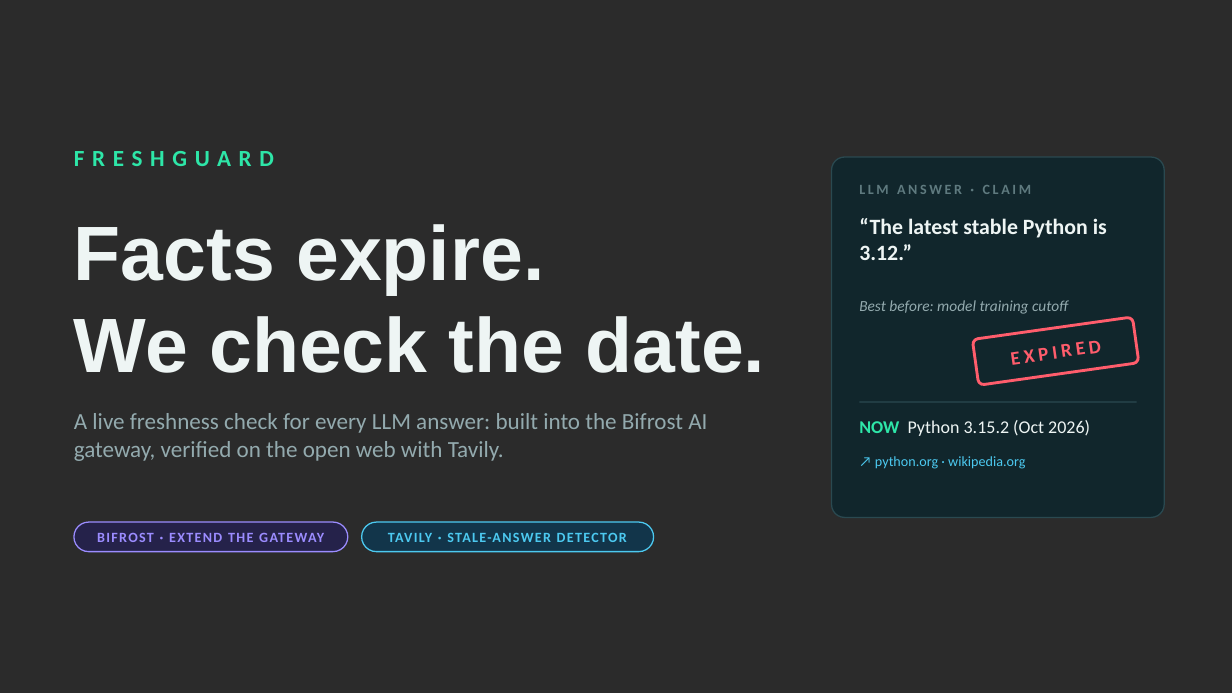
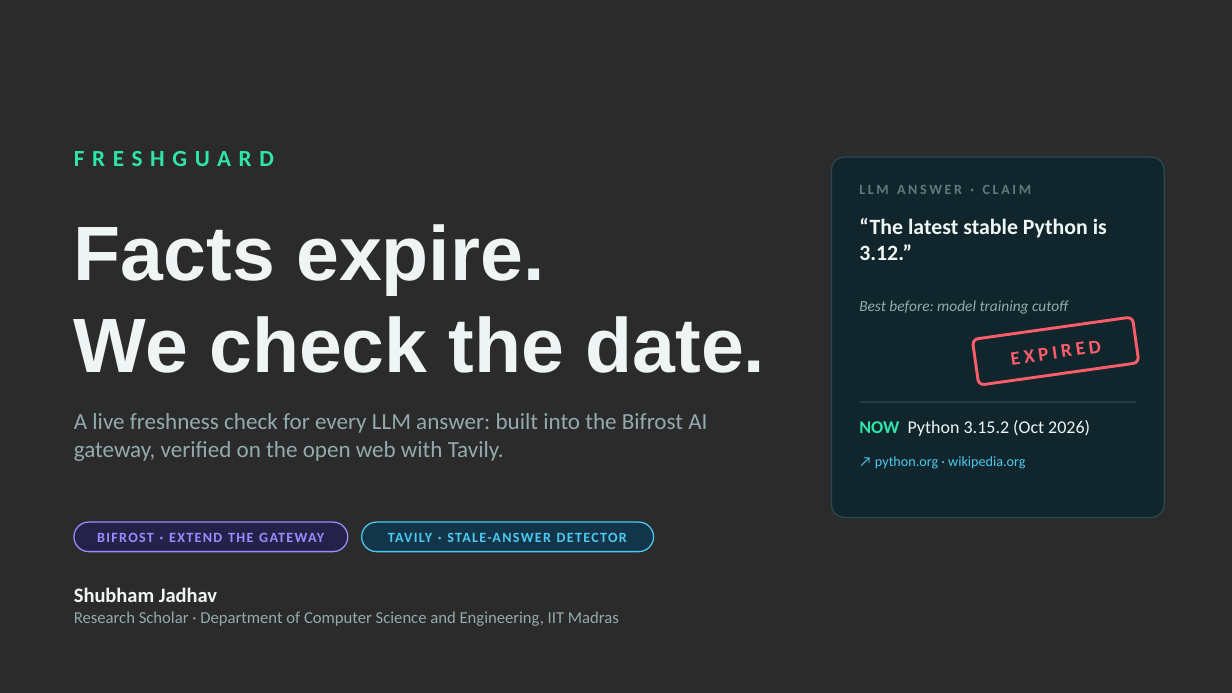
Before and after one commit to shubham-jadhav-FiatLux/freshguard, a slide deck: slide 1 of docs/FreshGuard_Pitch.pptx. Drawn at 1232x693 pixels with LibreOffice and Linux fonts; fonts in the diff are those of the drawing; background and template pictures are left out; a plain dark background stands for a picture behind light text. Boxes give left, top, right and bottom in pixels: in the first picture for what was removed or moved away, otherwise in the second. Text is boxed around its words. In the diff, an @@ line names an element or a change of style, - is before the commit and + after.

```diff
--- a/docs/FreshGuard_Pitch.pptx
+++ b/docs/FreshGuard_Pitch.pptx
@@ text added at [74,587,619,626], 13 pt, text #93AAAE @@
+Shubham Jadhav
+Research Scholar · Department of Computer Science and Engineering, IIT Madras
```
Also in this commit, not shown: 2 other slides changed, 1 other file.
